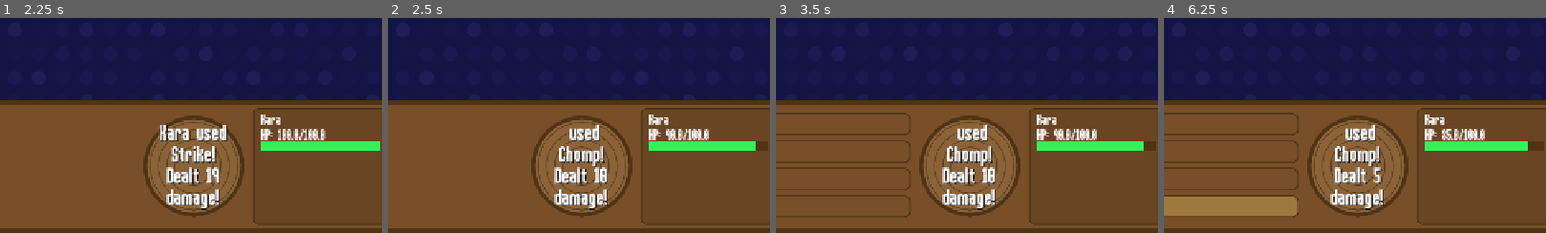
Above: before the commit, frames 1-4 (left to right).
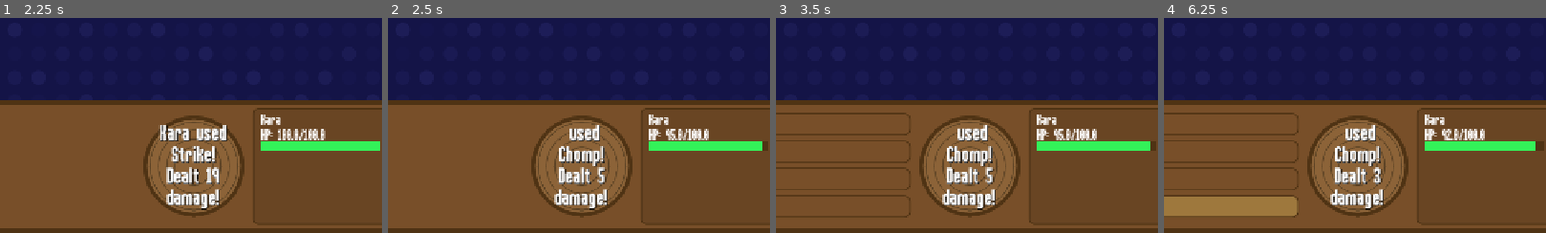
Above: after the commit, the same moments.

Repository: ki-krpto/Wood-Hollow-Academy
Game: Godot game, scene res://battle/battle.tscn
The game is run twice, just before and just after one commit, with the same random seed, the same clock (stepped at 60 frames per second) and the same inputs. This scene is started directly instead of the project's main scene.
Inputs:
- Up to frame 1 (2.25 s): click "Fight" at 0.5 s; click "Strike" at 1.25 s; tap Enter at 2 s; hold D (right) from 2.03 s (still down); tap E (interact) at 2.1 s
- Up to frame 2 (2.5 s): keep holding D (right)
- Up to frame 3 (3.5 s): tap Space at 2.75 s; release D (right) at 2.78 s; hold S (down) from 2.78 s (still down); tap E (interact) at 2.85 s
- Up to frame 4 (6.25 s): release S (down) at 3.53 s; hold D (right) 3.53-4.25 s; tap E (interact) at 3.6 s; click "Items" at 4.25 s; click "Defend" at 5 s; click "Flee" at 5.75 s
The pictures show only the part of the screen within x 25-75%, y 50-100%; the shares and areas given below are measured in that part.

Frame 1 is identical in both runs. In frame 2, 0.9% of the frame differs, in the area x 43-98%, y 51-78%; in frame 3, 0.9%; in frame 4, 0.3%.

Commit message:
make attacks nonlinear or sum, (multiplitcation)

Diff:
--- a/assets/jason/magiceffects.json
+++ b/assets/jason/magiceffects.json
@@ -2,8 +2,8 @@
 	"jolt": {
 		"default_turns": 3,
 		"self_damage_pct": 0.08,
-		"skip_attack_chance": 0.3,
-		"double_attack_chance": 0.25,
+		"skip_attack_chance": 0.4,
+		"double_attack_chance": 0.2,
 		"apply_message": "Jolt surges through the enemy for {turns} turns!",
 		"damage_message": "{enemy} jolts violently and takes {damage} damage!",
 		"skip_message": "{enemy} is too jittery to act!",
--- a/battle/battle.gd
+++ b/battle/battle.gd
@@ -502,6 +502,7 @@
 			await get_tree().create_timer(float(jolt_data.get("double_delay", 0.6))).timeout
 
 	if caffeiene_active:
+		enemy_attack_buff = 0.5
 		caffeiene_data = GameManager.get_magic_effect_data("caffeiene")
 		enemy_caffeiene_turns -= 1
 		wait_time = float(caffeiene_data.get("turn_delay", 0.55))
@@ -538,7 +539,7 @@
 func _execute_single_enemy_attack(damage_mult: float) -> void:
 	var move_name = pick_enemy_move()
 	var attack_data = GameManager.get_attack_data(move_name)
-	var atk = enemy_data.get("attack", 5) + enemy_attack_buff
+	var atk = enemy_data.get("attack", 5) * enemy_attack_buff
 	var def = GameManager.player_data.get("defense", 5)
 	var power = attack_data.get("power", 0)
 	var dmg = GameManager.calculate_damage(atk, power, def)
@@ -606,14 +607,14 @@
 					player_attack_buff += 8
 					show_message("You focus your mind! Attack rose!")
 				else:
-					enemy_attack_buff += 5
+					enemy_attack_buff *= 1.25
 					show_message(enemy_data.get("name", "Enemy") + " plots evilly! Attack rose!")
 			"lower_attack":
 				if is_player:
 					player_attack_buff -= 5
 					show_message("Your attack was lowered!")
 				else:
-					enemy_attack_buff -= 3
+					enemy_attack_buff *= 0.75
 					show_message(enemy_data.get("name", "Enemy") + " weakened!")
 			"heal_self":
 				if is_player:
